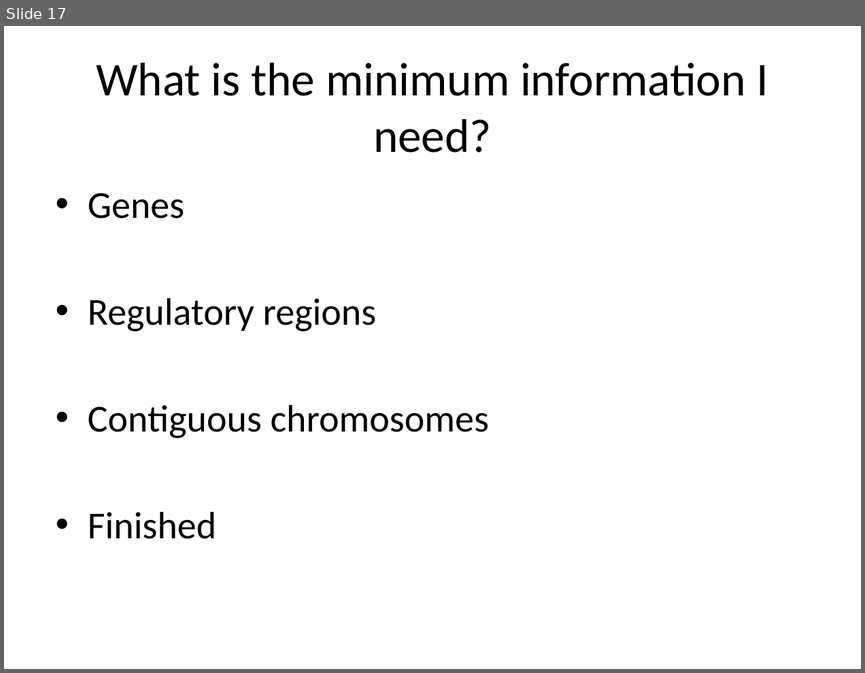
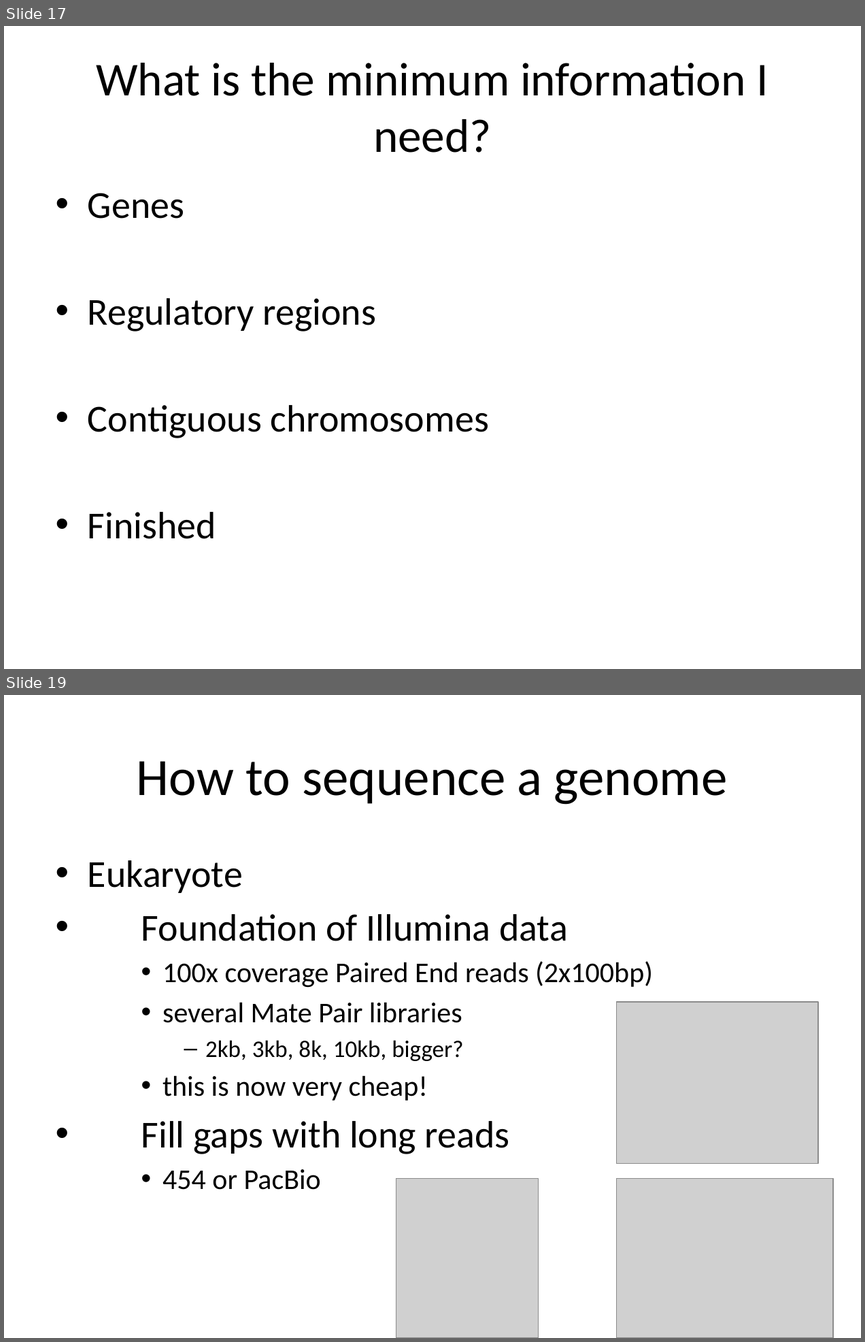
Before and after one commit to lexnederbragt/denovo-assembly-tutorial, a slide deck: presentations/Lecture_2_Planning_a_Sequencing_Experiment.pptx. Shown one above the other, each under a label of ours: slide 17 before the commit, slides 17 and 19 after it; the slides between them are not shown. The pictures are 865x673 and 865x1342 pixels, drawn with LibreOffice and Linux fonts; fonts in the diff are those of the drawing; grey boxes stand for pictures. Boxes give left, top, right and bottom in pixels: in the first picture for what was removed or moved away, otherwise in the second. Text is boxed around its words. In the diff, an @@ line names an element or a change of style, - is before the commit and + after.

```diff
--- a/presentations/Lecture_2_Planning_a_Sequencing_Experiment.pptx
+++ b/presentations/Lecture_2_Planning_a_Sequencing_Experiment.pptx
@@ slide 19 added at [4, 695, 861, 1338], background #FFFFFF @@
@@ title added at [137, 761, 728, 804], 44 pt, text #000000 @@
+How to sequence a genome
@@ text added at [88, 860, 653, 1189], 24 pt, text #000000 @@
+• Eukaryote
+• Foundation of Illumina data
+    • 100x coverage Paired End reads (2x100bp)
+    • several Mate Pair libraries
+      – 2kb, 3kb, 8k, 10kb, bigger?
+    • this is now very cheap!
+• Fill gaps with long reads
+    • 454 or PacBio
@@ picture added at [616, 1002, 818, 1164] @@
@@ picture added at [396, 1178, 538, 1338] @@
@@ picture added at [616, 1178, 832, 1338] @@
```
Also in this commit, not shown: 2 slides changed, 2 other slides added, 4 other files.
